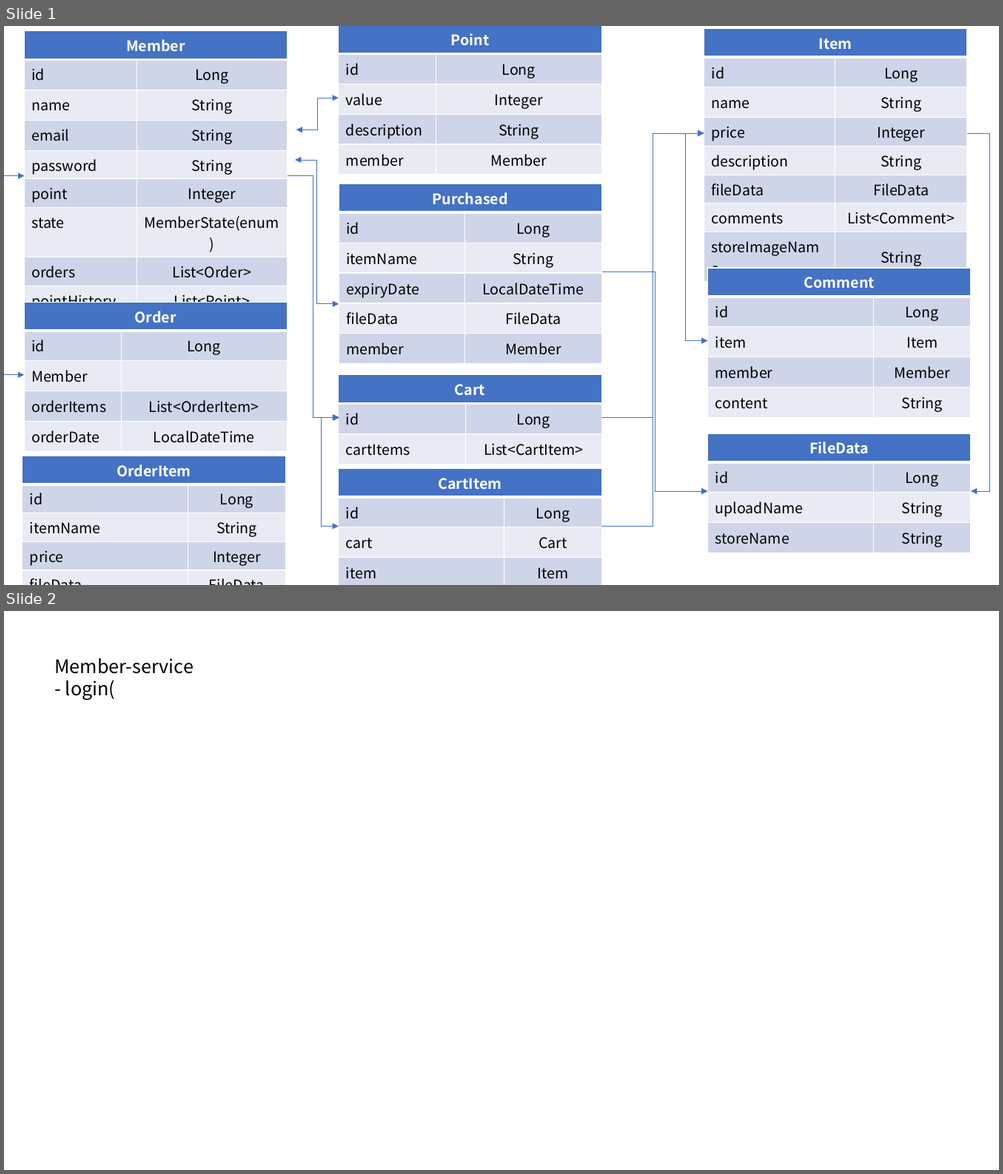
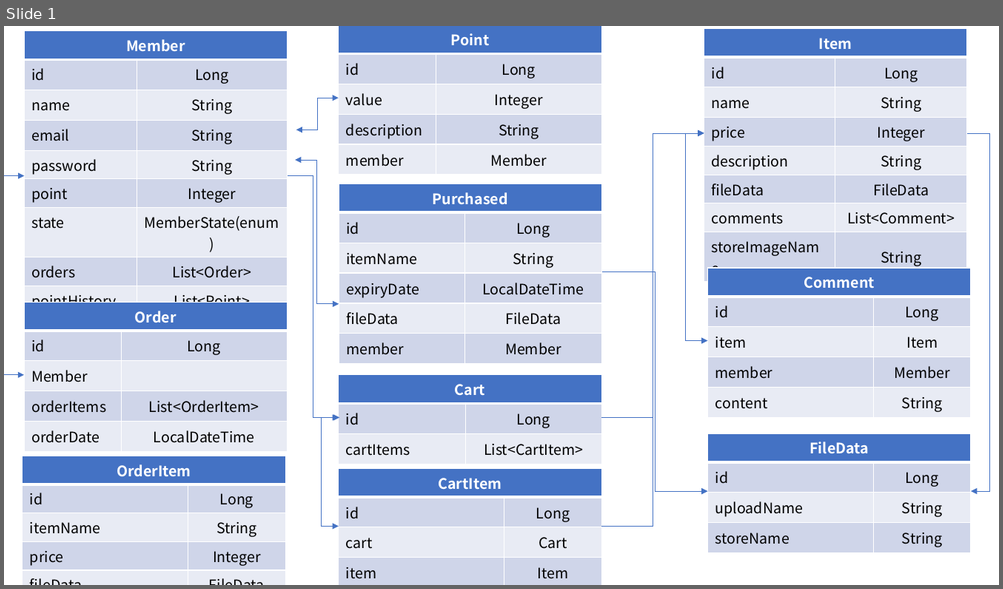
Before and after one commit to redcarrot1/Toyproject4, a slide deck: 설계.pptx. Shown one above the other, each under a label of ours: slides 1 and 2 before the commit, slide 1 after it. The pictures are 1003x1174 and 1003x589 pixels, drawn with LibreOffice and Linux fonts; fonts in the diff are those of the drawing. Boxes give left, top, right and bottom in pixels: in the first picture for what was removed or moved away, otherwise in the second. Text is boxed around its words. In the diff, an @@ line names an element or a change of style, - is before the commit and + after.

```diff
--- a/설계.pptx
+++ b/설계.pptx
@@ slide 2 removed at (4,611,999,1170), background #FFFFFF @@
@@ text removed at (55,658,194,700) @@
-Member-service
-- login(
```
Also in this commit, not shown: 1 slide added, 24 other files.
